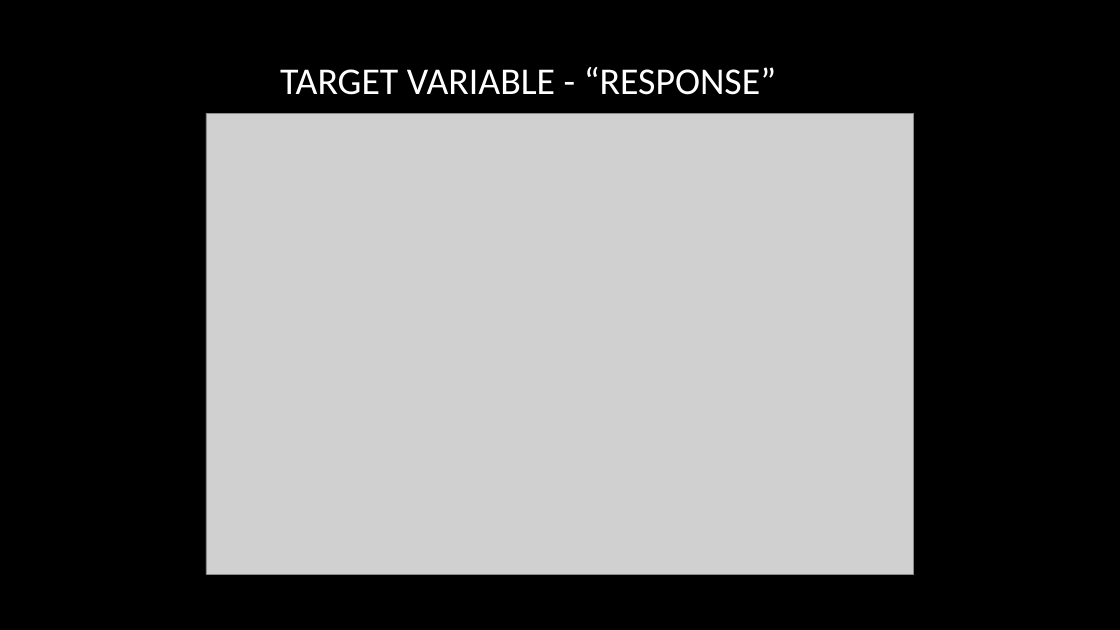
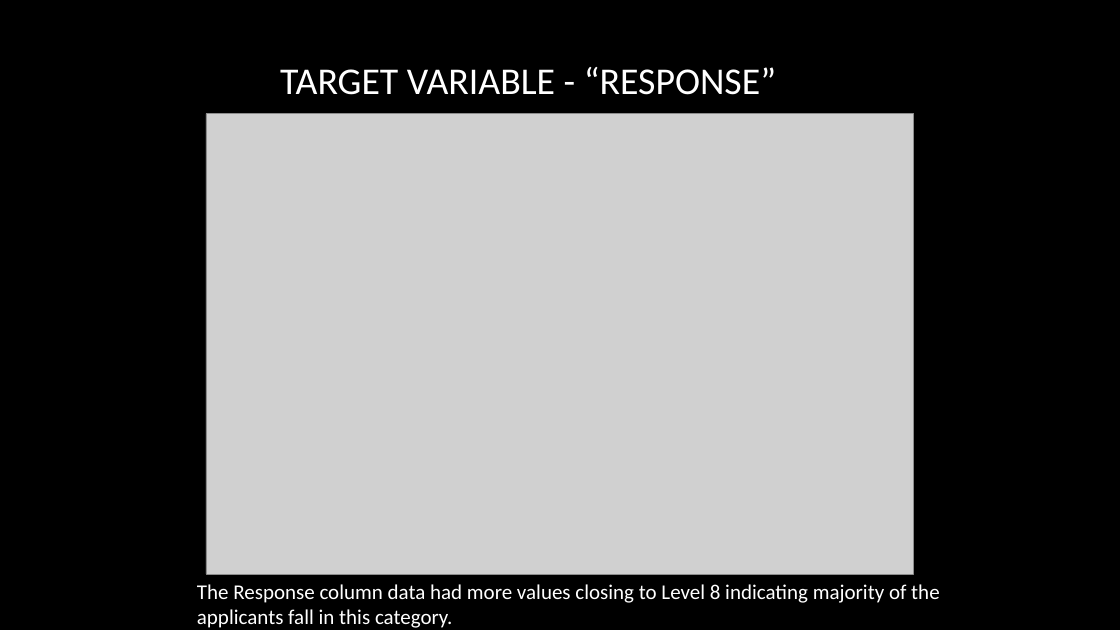
Before and after one commit to rajgupta-github/MachineLearning-with-Python, a slide deck: slide 7 of projects/PrudentialInsurancePrediction/MLFoundation Project - Insurance risk prediction.pptx. Drawn at 1120x630 pixels with LibreOffice and Linux fonts; fonts in the diff are those of the drawing; grey boxes stand for pictures; background and template pictures are left out. Boxes give left, top, right and bottom in pixels: in the first picture for what was removed or moved away, otherwise in the second. Text is boxed around its words. In the diff, an @@ line names an element or a change of style, - is before the commit and + after.

```diff
--- a/projects/PrudentialInsurancePrediction/MLFoundation Project - Insurance risk prediction.pptx
+++ b/projects/PrudentialInsurancePrediction/MLFoundation Project - Insurance risk prediction.pptx
@@ text added at [197, 584, 939, 628], 18 pt, text #FFFFFF @@
+The Response column data had more values closing to Level 8 indicating majority of the applicants fall in this category.
```
Also in this commit, not shown: 4 other slides changed, 7 slides added, 5 other files.
